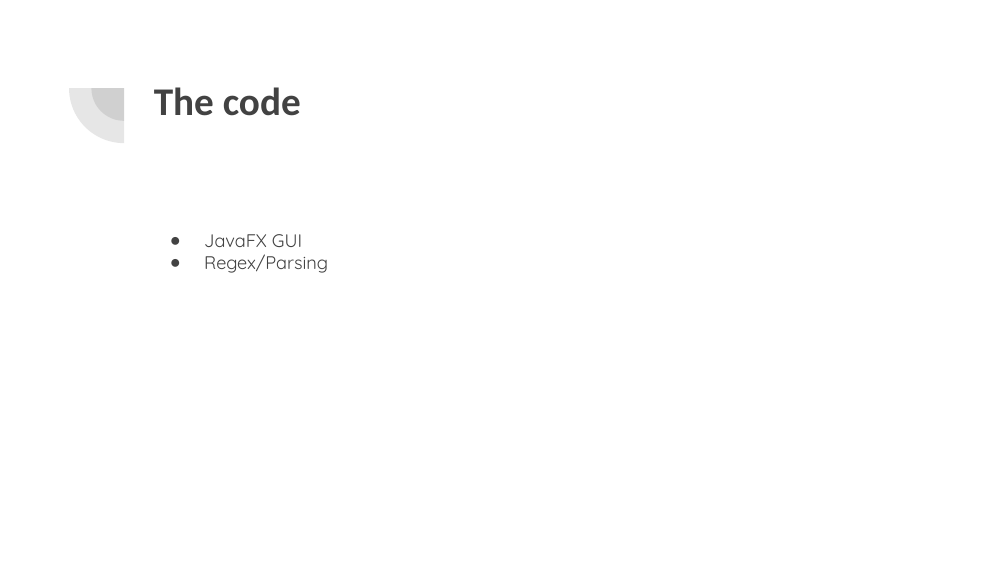
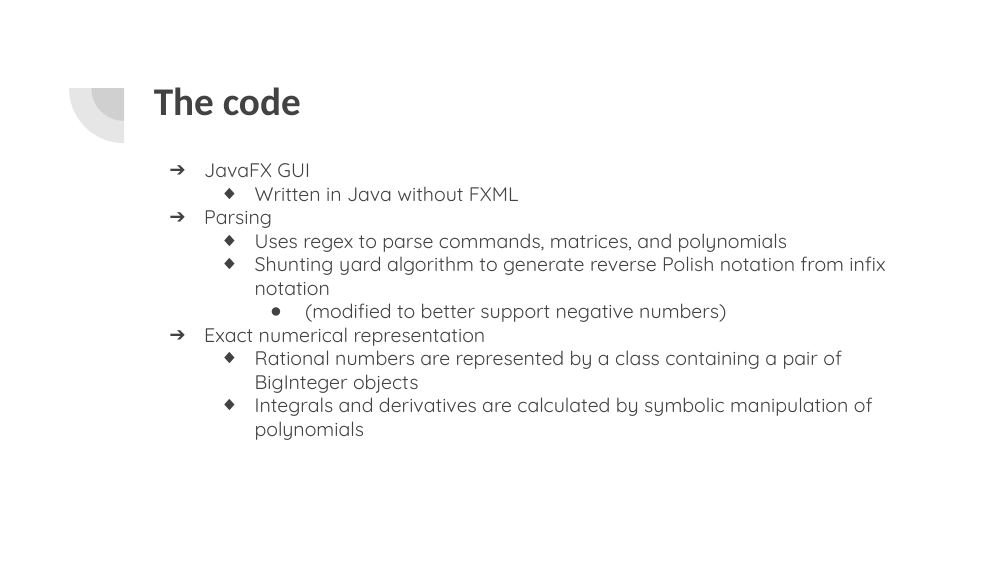
Before and after one commit to stepheniskander/csc380project, a slide deck: slide 4 of docs/AlexPresentation.odp. Drawn at 1008x567 pixels with LibreOffice and Linux fonts; fonts in the diff are those of the drawing. Boxes give left, top, right and bottom in pixels: in the first picture for what was removed or moved away, otherwise in the second. Text is boxed around its words. In the diff, an @@ line names an element or a change of style, - is before the commit and + after.

```diff
--- a/docs/AlexPresentation.odp
+++ b/docs/AlexPresentation.odp
@@ text "JavaFX GUI": place and size @@
-text "JavaFX GUI" at <box>204,234,328,273</box>
+text "JavaFX GUI" at <box>204,163,885,440</box>
@@ text at <box>204,163,310,177</box>: size 13 to 14 pt in "JavaFX GUI"; bullet ● to ➔ @@
@@ text at <box>204,186,885,440</box>: text changed; size 13 to 14 pt @@
-● Regex/Parsing
+  ◆ Written in Java without FXML
+➔ Parsing
+  ◆ Uses regex to parse commands, matrices, and polynomials
+  ◆ Shunting yard algorithm to generate reverse Polish notation from infix notation
+    ● (modified to better support negative numbers)
+➔ Exact numerical representation
+  ◆ Rational numbers are represented by a class containing a pair of BigInteger objects
+  ◆ Integrals and derivatives are calculated by symbolic manipulation of polynomials
```
Also in this commit, not shown: 2 other slides changed.
